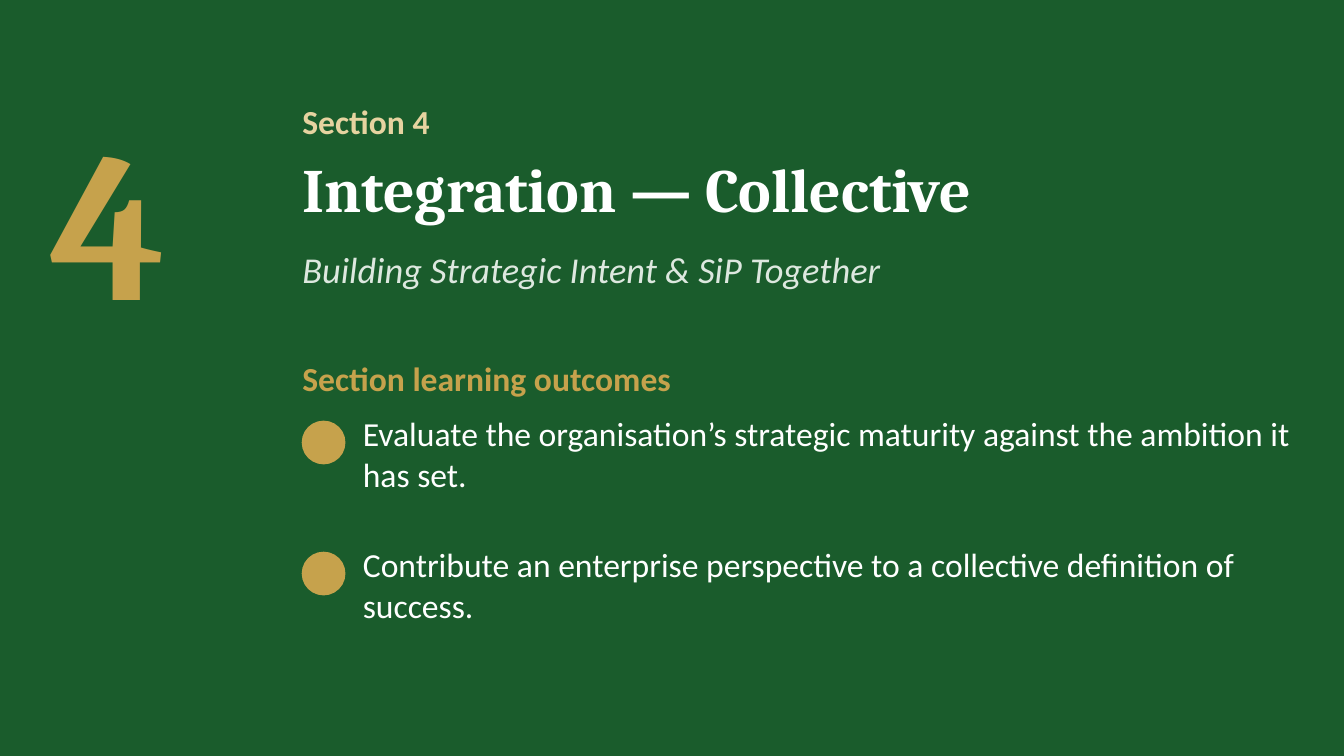
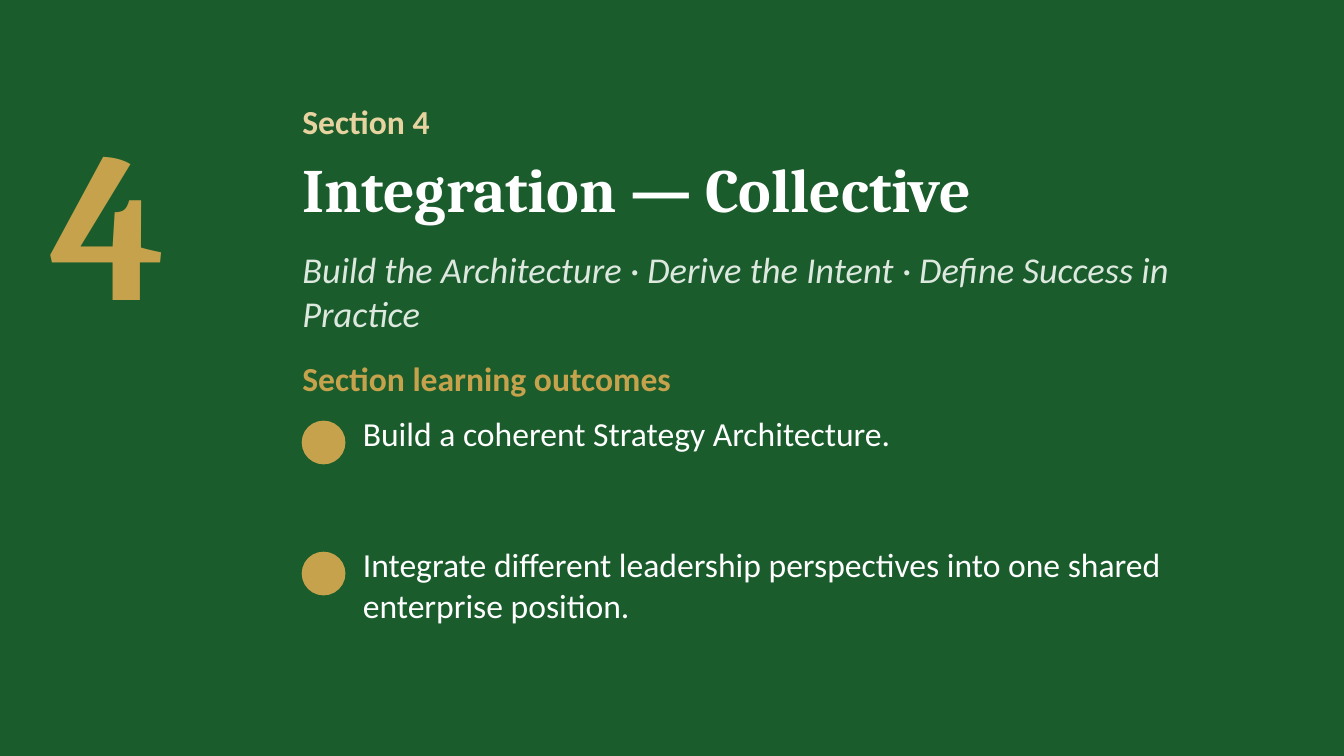
Before and after one commit to IBSL26/ibsl-platform, a slide deck: slide 29 of Unit decks/Unit 02 - Strategy Visioning & Success in Practice (SiP).pptx (slide 18 before the commit). Drawn at 1344x756 pixels with LibreOffice and Linux fonts; fonts in the diff are those of the drawing; background and template pictures are left out. Boxes give left, top, right and bottom in pixels: in the first picture for what was removed or moved away, otherwise in the second. Text is boxed around its words. In the diff, an @@ line names an element or a change of style, - is before the commit and + after.

```diff
--- a/Unit decks/Unit 02 - Strategy Visioning & Success in Practice (SiP).pptx
+++ b/Unit decks/Unit 02 - Strategy Visioning & Success in Practice (SiP).pptx
@@ text at bbox=[302, 257, 1168, 328]: text changed @@
-Building Strategic Intent & SiP Together
+Build the Architecture · Derive the Intent · Define Success in Practice
@@ text at bbox=[363, 422, 890, 452]: text changed @@
-Evaluate the organisation’s strategic maturity against the ambition it has set.
+Build a coherent Strategy Architecture.
@@ text at bbox=[363, 553, 1161, 624]: text changed @@
-Contribute an enterprise perspective to a collective definition of success.
+Integrate different leadership perspectives into one shared enterprise position.
```
Also in this commit, not shown: 15 other slides changed, 29 slides added, 12 slides removed, 47 other files.
